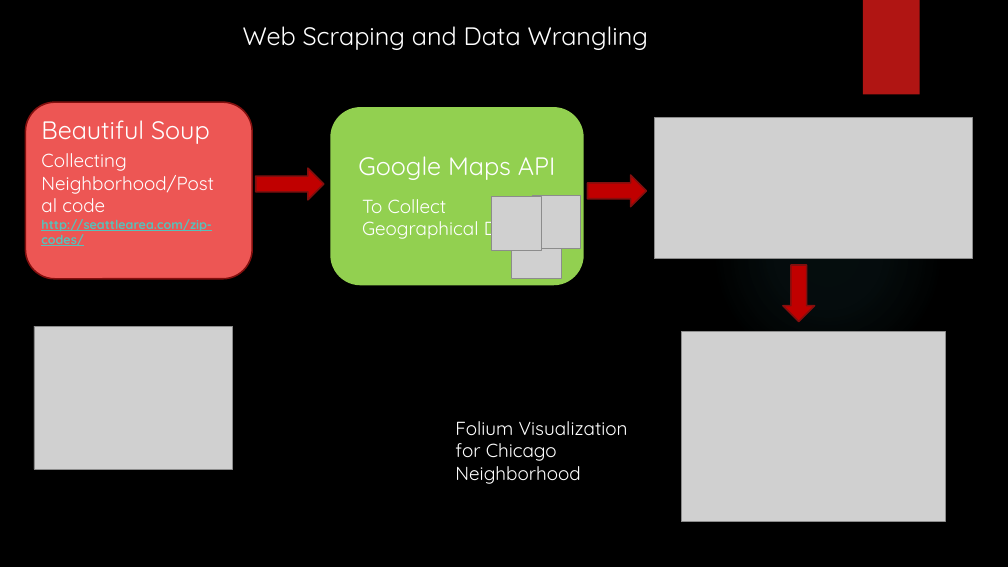
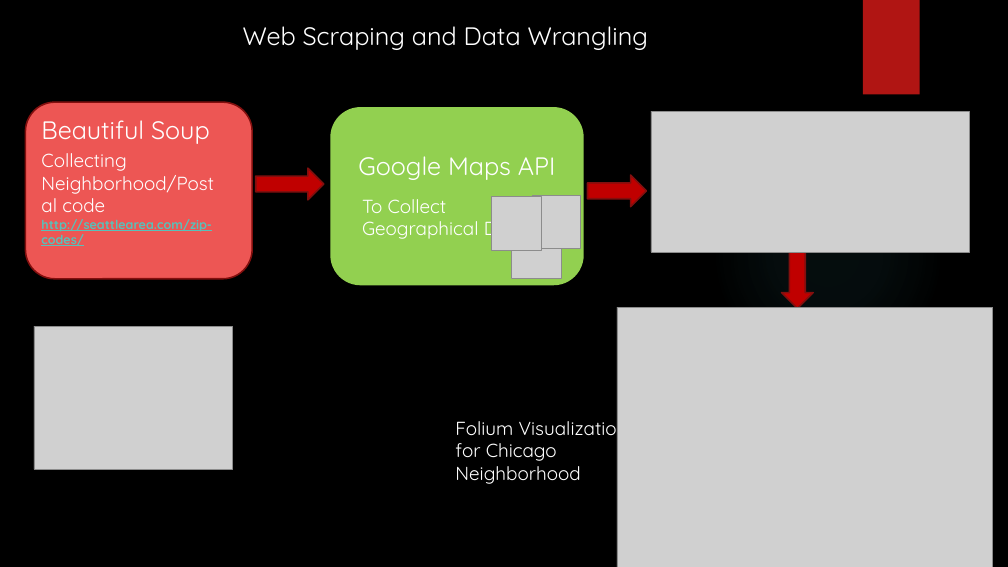
Before and after one commit to charlesodo/Capstone-Project-Week05-The-Battle-of-Neighborhood-, a slide deck: slide 6 of Battle of Neighborhoods-Chicago-Final Presentation.pptx. Drawn at 1008x567 pixels with LibreOffice and Linux fonts; fonts in the diff are those of the drawing; grey boxes stand for pictures; background and template pictures are left out. Boxes give left, top, right and bottom in pixels: in the first picture for what was removed or moved away, otherwise in the second. Text is boxed around its words. In the diff, an @@ line names an element or a change of style, - is before the commit and + after.

```diff
--- a/Battle of Neighborhoods-Chicago-Final Presentation.pptx
+++ b/Battle of Neighborhoods-Chicago-Final Presentation.pptx
@@ picture: place and size @@
-picture at [654,118,972,259]
+picture at [651,111,969,252]
@@ right arrow: place and size @@
-right arrow at [783,265,815,322]
+right arrow at [782,252,813,309]
@@ picture: place and size @@
-picture at [681,332,945,523]
+picture at [617,307,993,567]
```
Also in this commit, not shown: 1 slide added, 1 other file.
